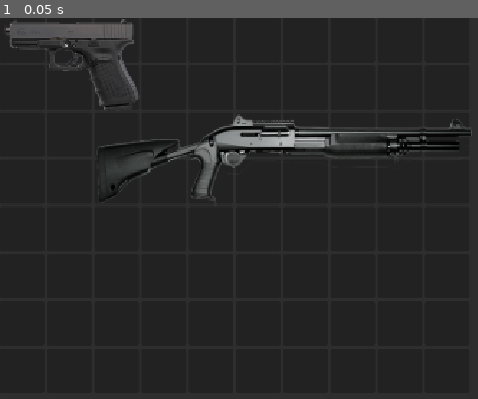
Above: before the commit, frame 1.
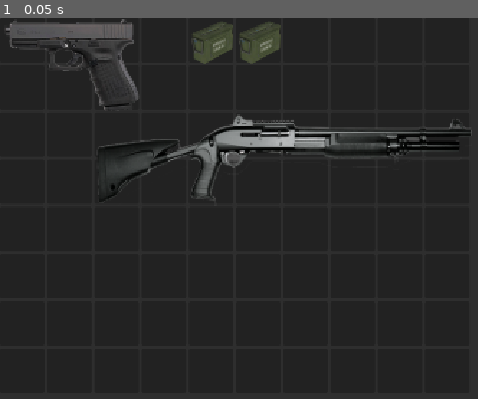
Above: after the commit, the same moment.

Repository: mmb5049/IGME590-Godot
Game: Godot game, scene res://Inventory System/UI/InventoryUI.tscn
Same seed, same stepped clock (60 frames per second), same inputs: the game is played once before the commit and once after it.
Inputs:
- Up to frame 1 (0.05 s): no input

The runs differ from the first frame. In frame 1, 1.3% of the frame differs, in the area x 40-59%, y 1-13%.

Commit message:
Can spawn ammo

Diff:
--- a/new-game-project/Inventory System/UI/InventoryUI.gd
+++ b/new-game-project/Inventory System/UI/InventoryUI.gd
@@ -6,14 +6,17 @@
 
 var handgun_data: ItemData = preload("res://Inventory System/Items/handgun.tres")
 var shotgun_data: ItemData = preload("res://Inventory System/Items/shotgun.tres")
+var ammo_data: ItemData = preload("res://Inventory System/Items/ammo.tres")
 var item_scene: PackedScene = preload("res://Inventory System/UI/InventoryItem.tscn")
 
 
 func _ready():
-	create_handgun()
-	create_shotgun()
+	create_handgun(0,0)
+	create_shotgun(2,2)
+	create_ammo(4,0)
+	create_ammo(5,0)
 
-func create_handgun():
+func create_handgun(x: int, y: int):
 	var handgun := item_scene.instantiate() as InventoryItem
 
 	handgun.item_data = handgun_data
@@ -22,11 +25,11 @@
 
 	# Put handgun at grid position (0, 0)
 	handgun.position = Vector2(
-		0 * CELL_SIZE,
-		0 * CELL_SIZE
+		x * CELL_SIZE,
+		y * CELL_SIZE
 	)
 
-func create_shotgun():
+func create_shotgun(x: int, y: int):
 	var shotgun := item_scene.instantiate() as InventoryItem
 
 	shotgun.item_data = shotgun_data
@@ -35,6 +38,19 @@
 
 	# Put handgun at grid position (0, 0)
 	shotgun.position = Vector2(
-		2 * CELL_SIZE,
-		2 * CELL_SIZE
+		x * CELL_SIZE,
+		y * CELL_SIZE
 	)
+
+func create_ammo(x: int, y: int):
+	var ammo :=  item_scene.instantiate() as InventoryItem
+
+	ammo.item_data = ammo_data
+
+	item_layer.add_child(ammo)
+
+	# Put handgun at grid position (0, 0)
+	ammo.position = Vector2(
+		x * CELL_SIZE,
+		y * CELL_SIZE
+	)
Binary file changed: new-game-project/Inventory System/Icons/ammo.png
